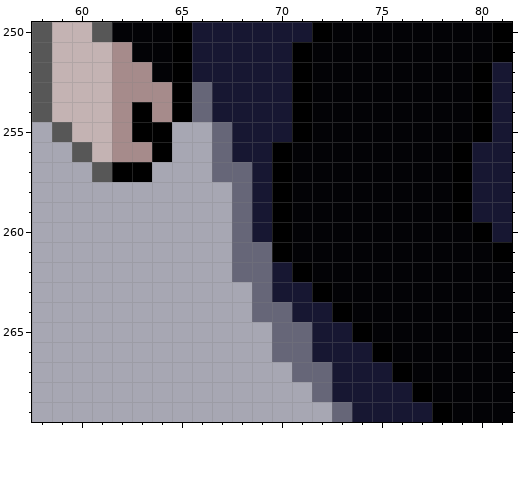
A pixel-art file gets an edit: palette_swap_test.ase. The picture above was drawn from the file before the commit.
480x270 pixels, 1 frame. Colours within 5 levels of each other are drawn and written as one. Shown: x 58..81, y 250..269. The commit also changed other parts of the picture, which this record leaves out.
New version:
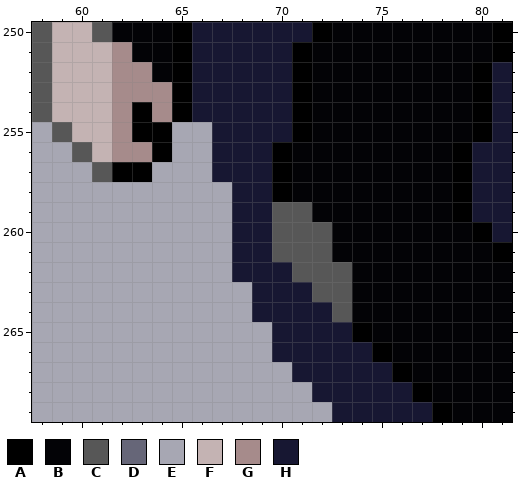
Palette (. is transparent): A #000000  B #030306  C #575757  D #666678  E #a7a7b3  F #c4b3b3  G #a68b8b  H #171732
The author wrote: Got basic switching between night and day to happen/
Changes in this commit:
Layer "light_night":
Colour C replaces colour A in rows 259 to 261 at x 70; in row 262 at x 71; in row 263 at x 72; in row 264 at x 73.
Colour C replaces colour B in row 259 at x 71; in rows 260 to 261 at x 71 to 72; in row 262 at x 72 to 73; in row 263 at x 73.
Colour H replaces colour D in rows 253 to 254 at x 66; in rows 255 to 256 at x 67; in row 257 at x 67 to 68; in rows 258 to 260 at x 68; in rows 261 to 262 at x 68 to 69; in row 263 at x 69.
Colour H replaces colour D in row 264 at x 69 to 70; in rows 265 to 266 at x 70 to 71; in row 267 at x 71 to 72; in row 268 at x 72; in row 269 at x 73.
Boxes around the changes in both pictures, in picture pixels (x1, y1, x2, y2):
changed: (192, 82, 352, 422)
